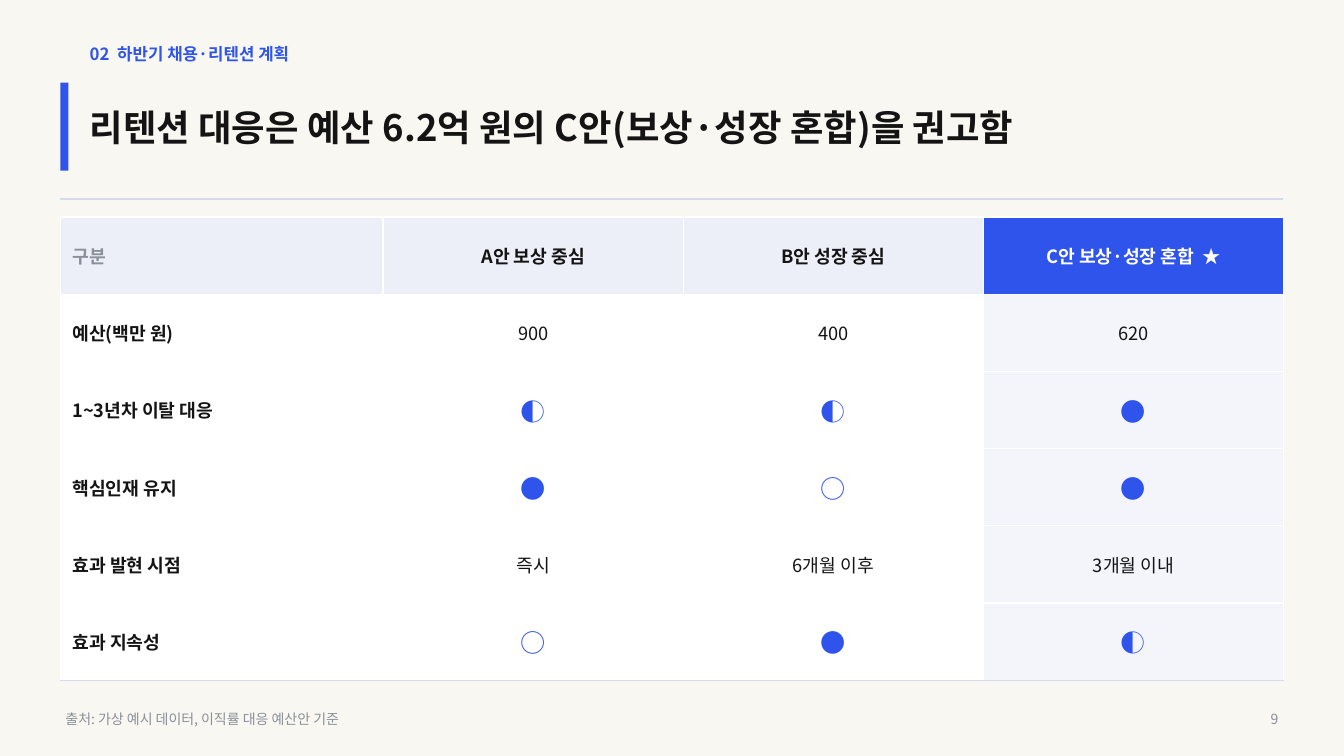
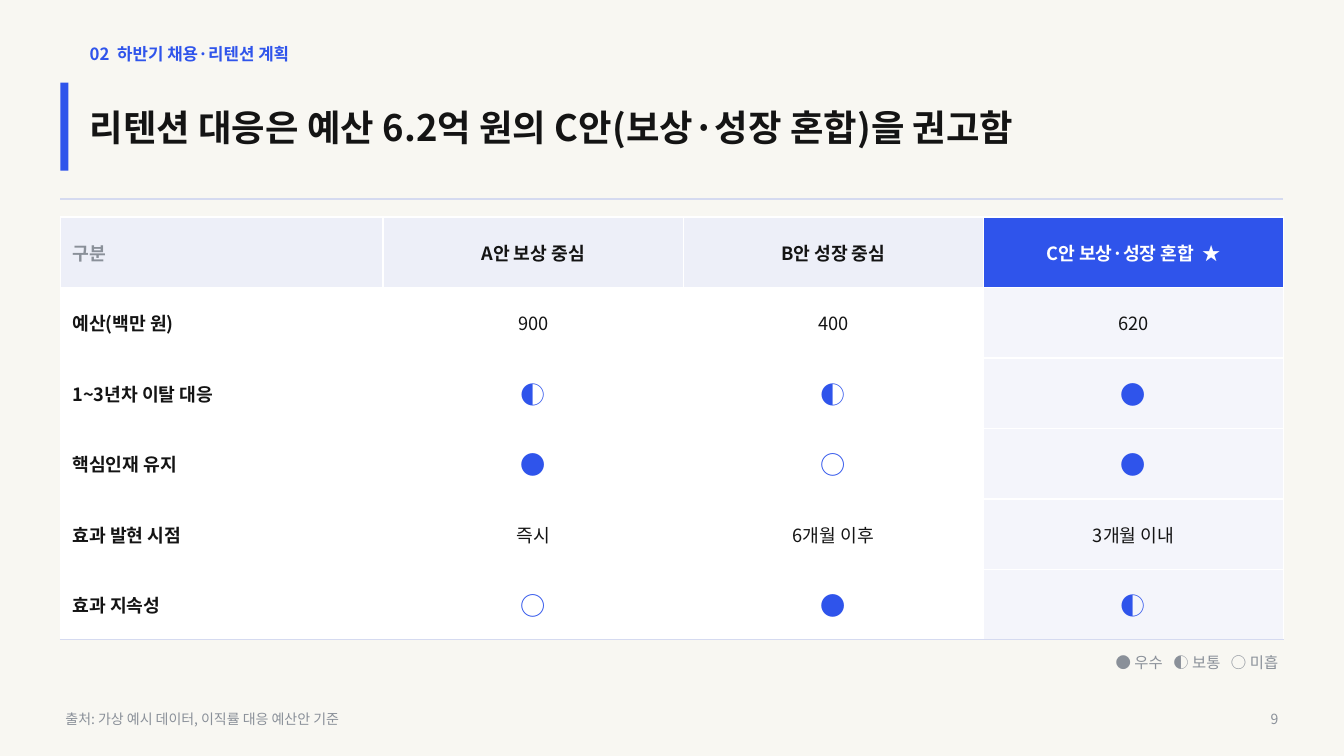
Before and after one commit to coindesktop/Awesome-PPT-SKILL, a slide deck: slide 9 of examples/hr-report/deck.pptx. Drawn at 1344x756 pixels with LibreOffice and Linux fonts; fonts in the diff are those of the drawing. Boxes give left, top, right and bottom in pixels: in the first picture for what was removed or moved away, otherwise in the second. Text is boxed around its words. In the diff, an @@ line names an element or a change of style, - is before the commit and + after.

```diff
--- a/examples/hr-report/deck.pptx
+++ b/examples/hr-report/deck.pptx
@@ table resized from (x1=60, y1=217, x2=1285, y2=681) to (x1=60, y1=217, x2=1285, y2=640) @@
@@ text added at (x1=1134, y1=655, x2=1278, y2=669), 11 pt, text #8A9099 @@
+● 우수 ◐ 보통 ○ 미흡
```
Also in this commit, not shown: 24 other files.
